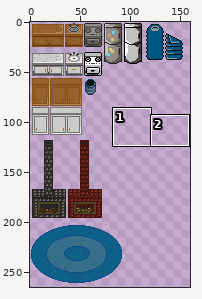
Sprite sheet, stored at img/CarpentryItems.png. The picture above shows the old version from afar; the outline marks the close-up.
Close-up. Old version:
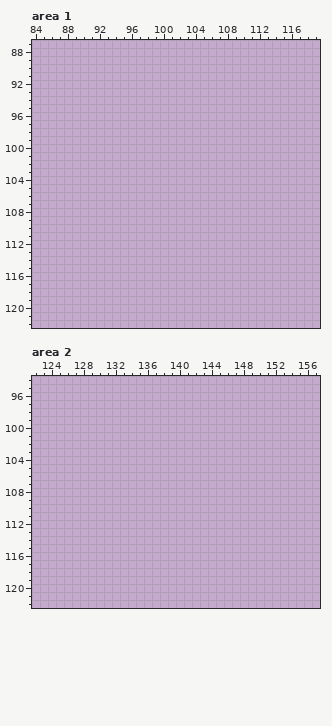
The file is 312x312 pixels. Colours within 5 levels of each other are drawn and written as one. Shown: area 1: x 84..119, y 87..122; area 2: x 122..157, y 94..122. The wide view leaves out empty margins. The commit also changed other parts of the picture, which this record leaves out.
After the commit:
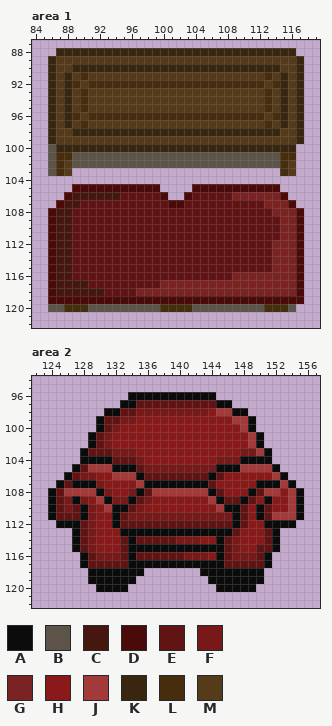
Palette (. is transparent): A #0c0c0c  B #5d5449  C #46170e  D #4a0a0a  E #611414  F #771919  G #7b2323  H #8a1a1a  J #a43939  K #39260f  L #462d0e  M #553b1a
Changes in this commit:
Area 1:
y 88: x 87..116 .............................. -> KKKKKKKKKKKKKKKKKKKKKKKKKKKKKK
y 89: x 86..117 ................................ -> KMMMMMMMMMMMMMMMMMMMMMMMMMMMMMMK
y 90: x 86..117 ................................ -> KMMKKKKKKKKKKKKKKKKKKKKKKKKKKMMK
y 91: x 86..117 ................................ -> KMKMLMMMMMMMMMMMMMMMMMMMMMMLMKMK
y 92: x 86..117 ................................ -> KMKLMLLLLLLLLLLLLLLLLLLLLLLMLKMK
y 93..95: x 86..117 ................................ -> KMKMLMMMMMMMMMMMMMMMMMMMMMMLMKMK
y 96: x 86..117 ................................ -> KMKLMLLLLLLLLLLLLLLLLLLLLLLMLKMK
y 97: x 86..117 ................................ -> KMKMLMMMMMMMMMMMMMMMMMMMMMMLMKMK
y 98: x 86..117 ................................ -> KMMKKKKKKKKKKKKKKKKKKKKKKKKKKMMK
y 99: x 86..117 ................................ -> KMMMMMMMMMMMMMMMMMMMMMMMMMMMMMMK
y 100: x 86..116 ............................... -> BKKKKKKKKKKKKKKKKKKKKKKKKKKKKKK
y 101: x 86..116 ............................... -> BLLBBBBBBBBBBBBBBBBBBBBBBBBBBLL
y 102: x 86..116 ............................... -> BLMBBBBBBBBBBBBBBBBBBBBBBBBBBLM
y 103: x 86..88 ... -> BLM; x 115..116 .. -> LM
y 105: x 89..99 ........... -> DDDDDDDDDDD; x 104..114 ........... -> DDDDDDDDDDD
y 106: x 88..100 ............. -> DCCCCCCEEEEED; x 103..115 ............. -> DEEEEEGGGGGGD
y 107: x 87..116 .............................. -> DCCEEEEEEEEEEEDDEEEEEEEEEEGGGD
y 108: x 86..117 ................................ -> DCCEEEEEEEEEEEEEEEEEEEEEEEEEGGGD
y 109..111: x 86..117 ................................ -> DCCEEEEEEEEEEEEEEEEEEEEEEEEEEGGD
y 112..115: x 86..117 ................................ -> DCCEEEEEEEEEEEEEEEEEEEEEEEEEGGGD
y 116: x 86..117 ................................ -> DCCEEEEEEEEEEEEEEEEEEEEGGGGGGGGD
y 117: x 86..117 ................................ -> DCCCCEEEEEEEEEGGGGGGGGGGGGGGGGGD
y 118: x 86..117 ................................ -> DCCCCCCEEEEGGGGGGGGGGGGGGGGGGGGD
y 119: x 86..117 ................................ -> DDDDDDDDDDDDDDDDDDDDDDDDDDDDDDDD
y 120: x 86..116 ............................... -> BBLLLBBBBBBBBBLLLLBBBBBBBBBLLLB
Area 2:
y 96: x 134..144 ........... -> AAAAAAAAAAA
y 97: x 133..146 .............. -> AAEEEEEEEEEEAA
y 98: x 131..148 .................. -> AAEEFFFFFFFFFHJJAA
y 99: x 130..149 .................... -> AEEFFHHHHHHHHHHHHJJA
y 100: x 130..149 .................... -> AEFHHHHHHHHHHHHHHHJA
y 101..102: x 129..150 ...................... -> AEFHHHHHHHHHHHHHHHHHJA
y 103: x 128..151 ........................ -> AEEEFFFHHHHHHHHHHHHHFFJA
y 104: x 128..151 ........................ -> AAAAEEEFHHHHHHHHHFFFAAAA
y 105: x 127..152 .......................... -> AEJJJAAAEFFFFFFFFFAAAJJJJA
y 106: x 126..153 ............................ -> AEFFHHJJJAEEEEEEEEAEHHHHHHJA
y 107: x 125..154 .............................. -> AEAAAFHHHHJAAAAAAAAEHHHHHAAAJA
y 108: x 124..155 ................................ -> AEJJJJAFHHFAEJJJJJJJAEHHHAEJJHJA
y 109: x 124..155 ................................ -> AEFAFHJAFFAEFHHHHHHHJAEEAEHAHHJA
y 110: x 124..155 ................................ -> AEFEAFHJAAEFHHHHHHHHHJAAEHAEHHJA
y 111: x 124..155 ................................ -> AEEEAFHHAEFFFFFFFFFFFFFAEHAEJJJA
y 112: x 125..154 .............................. -> AAAEFHHAEEEEEEEEEEEEEEAEHHAAAA
y 113: x 127..152 .......................... -> AEFHHHAAAAAAAAAAAAAAEHHHEA
y 114: x 127..152 .......................... -> AEFHHHEAEEEEEFFFHHAEFHHHEA
y 115: x 127..152 .......................... -> AEFHHHEAAAAAAAAAAAAEFHHEEA
y 116: x 128..151 ........................ -> AEFFFEAEEEEEEFFFHAEFFFEA
y 117: x 128..151 ........................ -> AEEEEEAAAAAAAAAAAAEEEEEA
y 118: x 129..135 ....... -> AAAAAAA; x 143..150 ........ -> AAAAAAAA
y 119: x 129..134 ...... -> AAAAAA; x 144..150 ....... -> AAAAAAA
y 120: x 130..133 .... -> AAAA; x 145..149 ..... -> AAAAA
